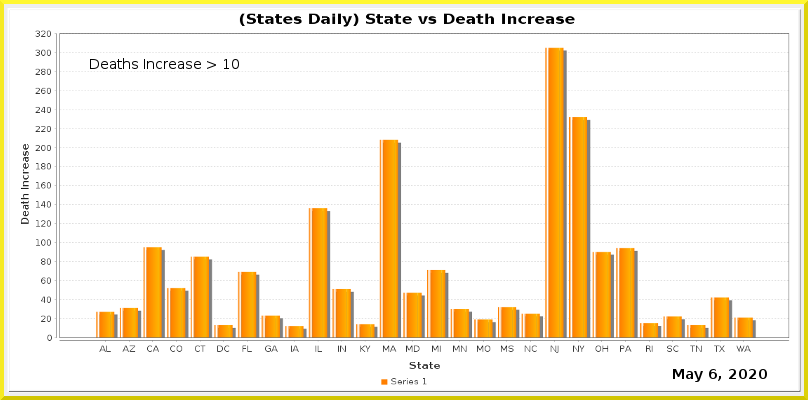
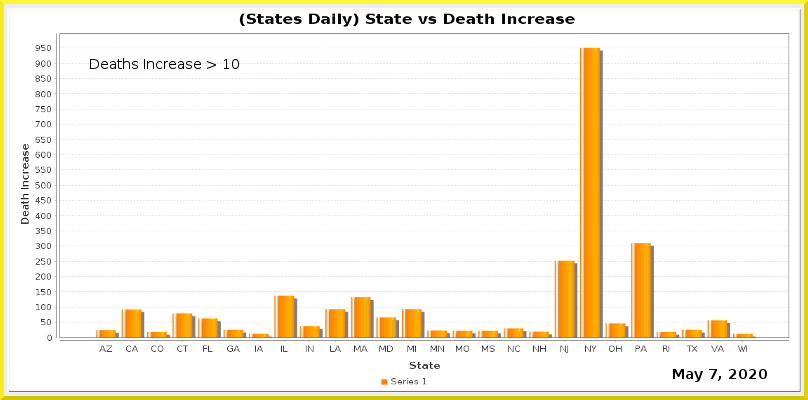
Layer changes from the first 808 × 400 image to the second:
painted on "Current Date" over [709, 369, 717, 379]
painted on "Date_vs_TestIncrease.png" over [35, 30, 789, 353]
